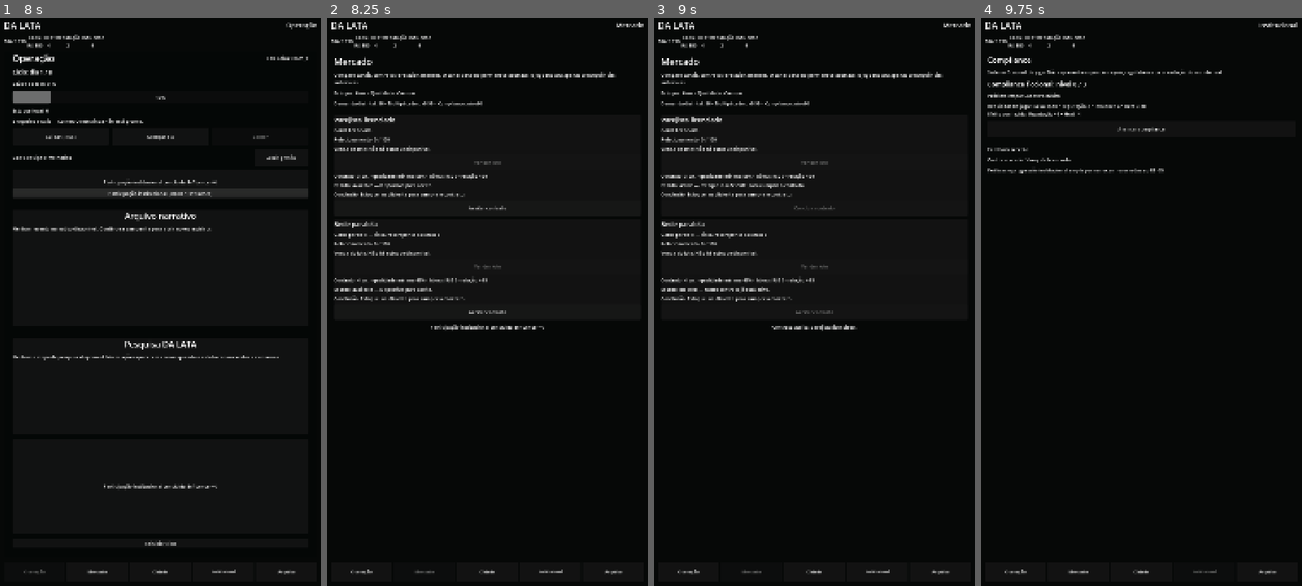
Above: before the commit, frames 1-4 (left to right).
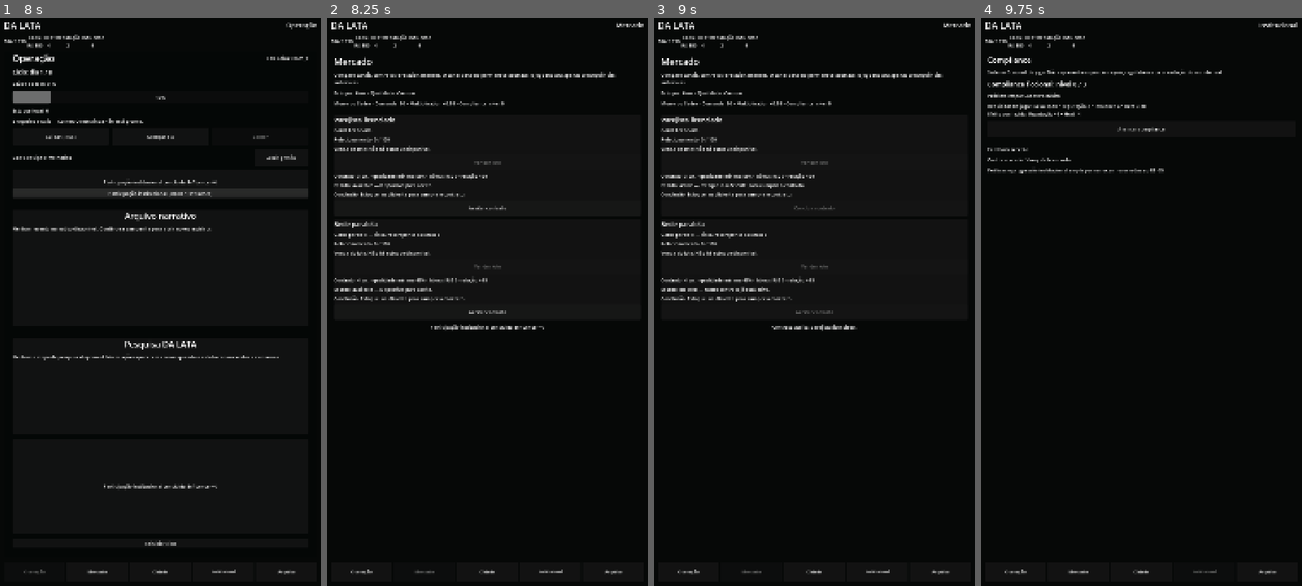
Above: after the commit, the same moments.

Repository: az1nn/growing-rio
Game: Godot game, scene res://scenes/shell/game_shell.tscn
Same seed, same stepped clock (60 frames per second), same inputs: the game is played once before the commit and once after it.
Inputs:
- Up to frame 1 (8 s): click "Cidade" at 0.5 s; click "Operação" at 1.25 s; click "Reiniciar ciclo" at 2 s; click "Reiniciar ciclo" at 2.75 s; click "Reiniciar ciclo" at 3.5 s; click "Cuidar (-R$5)" at 4.25 s; click "Avançar dia" at 5 s; click "Abrir gestão" at 5.75 s; click "Fechar gestão" at 6.5 s; click "Participação institucional (-…" at 7.25 s
- Up to frame 2 (8.25 s): click "Mercado" at 8 s
- Up to frame 3 (9 s): click "Aceitar contrato" at 8.75 s
- Up to frame 4 (9.75 s): click "Institucional" at 9.5 s

Frame 1 is identical in both runs. In frame 2, 0.2% of the frame differs, in the area x 2-56%, y 14-16%; in frame 3, 0.2%; in frame 4, nothing differs.

Commit message:
feat(rb-07): route market district detail to City

Diff:
--- a/scenes/market/market_surface.gd
+++ b/scenes/market/market_surface.gd
@@ -1,4 +1,6 @@
 extends Control
+
+signal city_requested
 
 @onready var game_state = get_node("/root/GameState")
 @onready var summary_label: Label = %MarketSummaryLabel
@@ -21,8 +23,9 @@
     var district: Dictionary = Dictionary(snapshot.get("district", {}))
     var compliance: Dictionary = Dictionary(snapshot.get("compliance", {}))
     context_label.text = (
-        "Demanda distrital: %d • Multiplicador: x%.2f • Compliance: nível %d"
+        "%s • Demanda: %d • Multiplicador: x%.2f • Compliance: nível %d"
         % [
+            String(district.get("display_name", district.get("id", "Distrito"))),
             int(round(float(district.get("demand", 0.0)))),
             float(district.get("price_multiplier", 1.0)),
             int(compliance.get("level", 0)),
@@ -181,3 +184,7 @@
 
 func _on_message(text: String) -> void:
     feedback_label.text = text
+
+
+func _on_city_pressed() -> void:
+    city_requested.emit()
